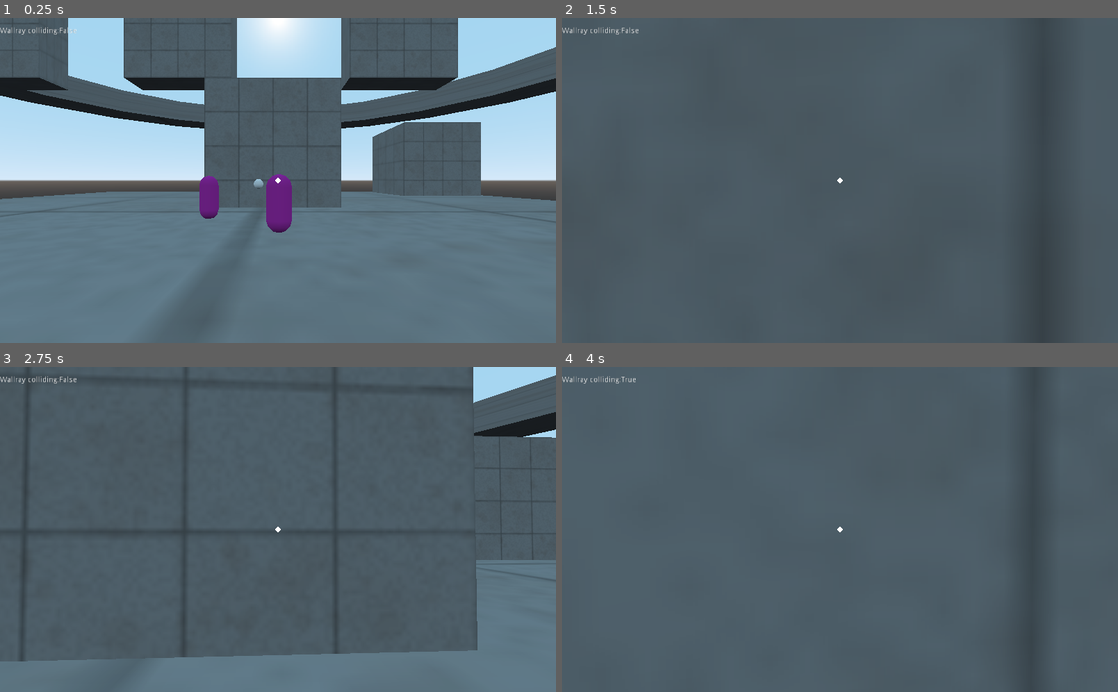
Above: before the commit, frames 1-4 (two rows, left to right).
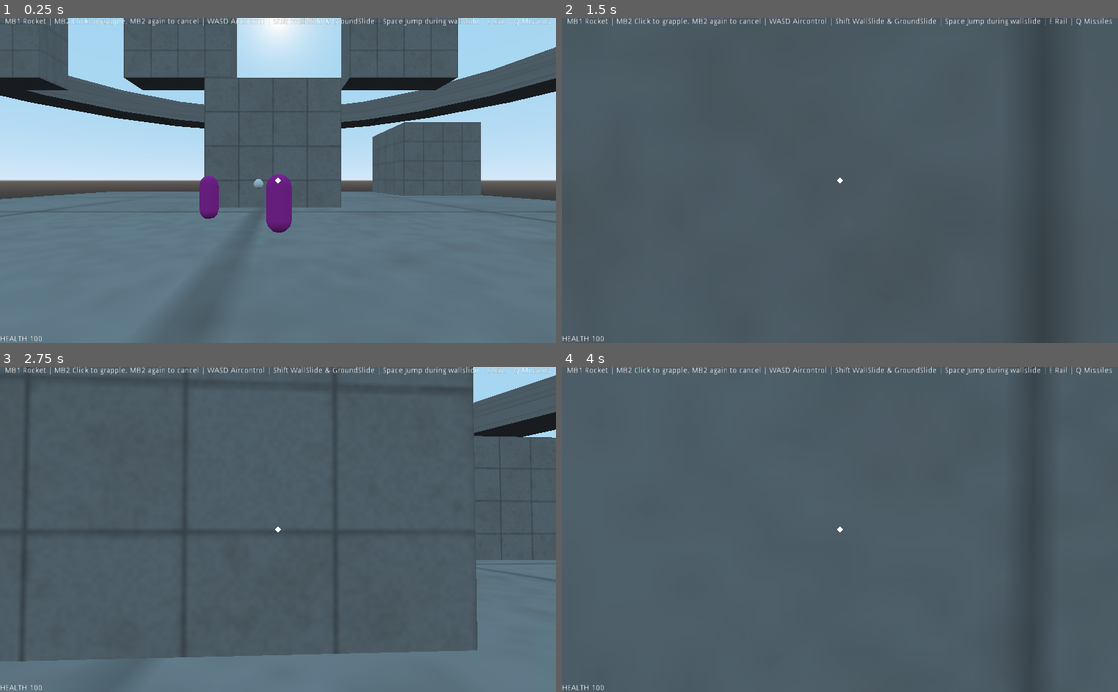
Above: after the commit, the same moments.

Repository: Game-Developers-Kerala/clichemovementshooter
Game: Godot game, scene res://levels/TestArena.tscn
Two runs of this game, one before a commit and one after it. Both use one fixed random seed, a clock stepped at 60 frames per second and the inputs below.
Inputs (mouse positions are in pixels of both pictures, inside the frame that each line leads up to):
- Up to frame 1 (0.25 s): no input
- Up to frame 2 (1.5 s): tap Enter at 0.5, 1.25 s; move the mouse to (867, 180) at 0.52 s; hold Right mouse button (grapple) 0.53-1.28 s; hold W (forward) from 0.53 s (still down); tap Space (jump) at 0.77 s; tap Q (homingmissile) at 0.8, 1.35 s; move the mouse to (812, 180) at 1.27 s
- Up to frame 3 (2.75 s): keep holding W (forward); tap Space (jump) at 1.52 s; click (250, 529) at 1.55 s; tap Enter at 2 s; move the mouse to (289, 523) at 2.02 s; press the mouse at (289, 523) at 2.03 s; tap Shift (slide) at 2.3 s
- Up to frame 4 (4 s): keep holding W (forward); tap Enter at 2.75, 3.5 s; move the mouse to (834, 536) at 2.77 s; release the mouse at (834, 536) at 2.78 s; tap Shift (slide) at 2.85 s; tap Space (jump) at 3.02, 3.77 s; tap E (use) at 3.05 s; move the mouse to (878, 532) at 3.52 s; hold E (use) from 3.53 s (still down); right-click (878, 532) at 3.8 s

The runs differ from the first frame. In frame 1, 0.7% of the frame differs, in the area x 0-99%, y 0-100%; in frame 2, 0.8%; in frame 3, 0.8%; in frame 4, 0.8%.

Commit message:
pickups now show in hud

Diff:
--- a/scenes/player.tscn
+++ b/scenes/player.tscn
@@ -49,7 +49,8 @@
 [node name="AimRay" type="RayCast" parent="Camera"]
 enabled = true
 cast_to = Vector3( 0, 0, -400 )
-collision_mask = 258
+collision_mask = 288
+collide_with_areas = true
 
 [node name="MeshInstance" type="MeshInstance" parent="Camera/AimRay"]
 transform = Transform( 0.707107, -0.707107, 0, 0.707107, 0.707107, 0, 0, 0, 1, 0, 0, -0.103075 )
@@ -110,6 +111,7 @@
 one_shot = true
 
 [node name="Label" type="Label" parent="."]
+visible = false
 margin_right = 40.0
 margin_bottom = 14.0
 
@@ -117,6 +119,64 @@
 wait_time = 0.5
 one_shot = true
 
+[node name="HUD" type="CanvasLayer" parent="."]
+
+[node name="Mrgn" type="MarginContainer" parent="HUD"]
+anchor_right = 1.0
+anchor_bottom = 1.0
+
+[node name="Help" type="Label" parent="HUD/Mrgn"]
+margin_left = 9.0
+margin_right = 1014.0
+margin_bottom = 14.0
+size_flags_horizontal = 4
+size_flags_vertical = 0
+text = "MB1 Rocket | MB2 Click to grapple, MB2 again to cancel | WASD Aircontrol | Shift WallSlide & GroundSlide | Space Jump during wallslide | E Rail | Q Missiles"
+
+[node name="Health" type="Label" parent="HUD/Mrgn"]
+margin_top = 586.0
+margin_right = 78.0
+margin_bottom = 600.0
+size_flags_horizontal = 0
+size_flags_vertical = 8
+text = "HEALTH 100"
+
+[node name="Powerups" type="HBoxContainer" parent="HUD/Mrgn"]
+margin_left = 892.0
+margin_top = 568.0
+margin_right = 1024.0
+margin_bottom = 600.0
+size_flags_horizontal = 8
+size_flags_vertical = 8
+
+[node name="Rail" type="Control" parent="HUD/Mrgn/Powerups"]
+margin_right = 64.0
+margin_bottom = 32.0
+rect_min_size = Vector2( 64, 32 )
+
+[node name="Label" type="Label" parent="HUD/Mrgn/Powerups/Rail"]
+visible = false
+margin_right = 64.0
+margin_bottom = 32.0
+rect_min_size = Vector2( 64, 32 )
+text = "/  RAIL  \\
+\\ SHOT /"
+align = 1
+
+[node name="Missile" type="Control" parent="HUD/Mrgn/Powerups"]
+margin_left = 68.0
+margin_right = 132.0
+margin_bottom = 32.0
+rect_min_size = Vector2( 64, 32 )
+
+[node name="Label" type="Label" parent="HUD/Mrgn/Powerups/Missile"]
+visible = false
+margin_right = 60.0
+margin_bottom = 31.0
+text = "/MISSILE\\
+\\  PACK  /"
+align = 1
+
 [connection signal="area_entered" from="GeneralArea" to="." method="_on_GeneralArea_area_entered"]
 [connection signal="body_entered" from="GeneralArea" to="." method="_on_GeneralArea_body_entered"]
 [connection signal="body_exited" from="GeneralArea" to="." method="_on_GeneralArea_body_exited"]
--- a/scenes/player_homing_missile.tscn
+++ b/scenes/player_homing_missile.tscn
@@ -1,8 +1,9 @@
 [gd_scene load_steps=4 format=2]
 
-[ext_resource path="res://scenes/homing_projectile.tscn" type="PackedScene" id=1]
-[ext_resource path="res://scenes/explosion.tscn" type="PackedScene" id=2]
-[ext_resource path="res://scenes/vfx_explosion.tscn" type="PackedScene" id=3]
+[ext_resource path="res://scenes/shared/homing_projectile.tscn" type="PackedScene" id=1]
+[ext_resource path="res://scenes/shared/explosion.tscn" type="PackedScene" id=2]
+[ext_resource path="res://scenes/shared/vfx_explosion.tscn" type="PackedScene" id=3]
+
 
 [node name="homing_projectile" instance=ExtResource( 1 )]
 explosion = NodePath("Explosion")
--- a/scripts/player.gd
+++ b/scripts/player.gd
@@ -222,11 +222,9 @@
 func shoot_rail():
 	if !is_instance_valid(stats.weapon_rail):
 		return
-	if !$RocketCooldown.is_stopped():
-		return
 	print(OS.get_ticks_msec()," shot rail")
-	$RocketCooldown.start(ROCKET_COOLDOWN_DUR)
 	stats.weapon_rail.shoot()
+	$HUD/Mrgn/Powerups/Rail/Label.hide()
 
 func shoot_missile_pack():
 	if !stats.weapon_missilepack:
@@ -237,6 +235,7 @@
 	var mispak = MISSILE_PACK.instance()
 	$Camera.add_child(mispak)
 	stats.weapon_missilepack = false
+	$HUD/Mrgn/Powerups/Missile/Label.hide()
 
 func pick_up(item:pickup):
 	var dict :Dictionary= item.get_pickup_info()
@@ -251,10 +250,12 @@
 					return
 				stats[key] = RAILSHOT.instance()
 				$Camera.add_child(stats[key])
+				$HUD/Mrgn/Powerups/Rail/Label.show()
 			"weapon_missilepack":
 				if stats[key]:
 					return
 				stats[key] = dict[key]
+				$HUD/Mrgn/Powerups/Missile/Label.show()
 			"powerup_spikecage":
 				pass
 	item.on_pickup()
--- a/scripts/player_rocket.gd
+++ b/scripts/player_rocket.gd
@@ -7,8 +7,8 @@
 var receivers = []
 
 
-const EXPLOSION = preload("res://scenes/explosion.tscn")
-const VFX_EXPLOSION = preload("res://scenes/vfx_explosion.tscn")
+const EXPLOSION = preload("res://scenes/shared/explosion.tscn")
+const VFX_EXPLOSION = preload("res://scenes/shared/vfx_explosion.tscn")
 
 func _ready():
 	$Timer.start(LIFESPAN)
Renamed: scenes/explosion.tscn -> scenes/shared/explosion.tscn
Renamed: scenes/homing_projectile.tscn -> scenes/shared/homing_projectile.tscn
Renamed: scenes/vfx_explosion.tscn -> scenes/shared/vfx_explosion.tscn
